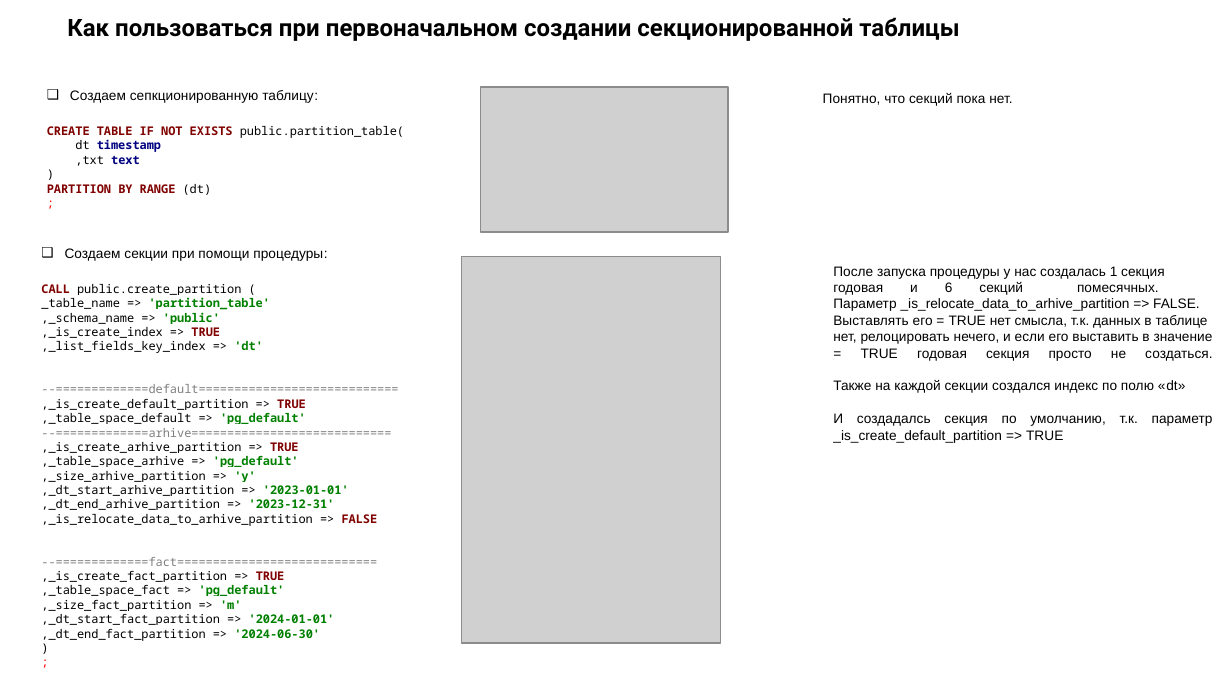
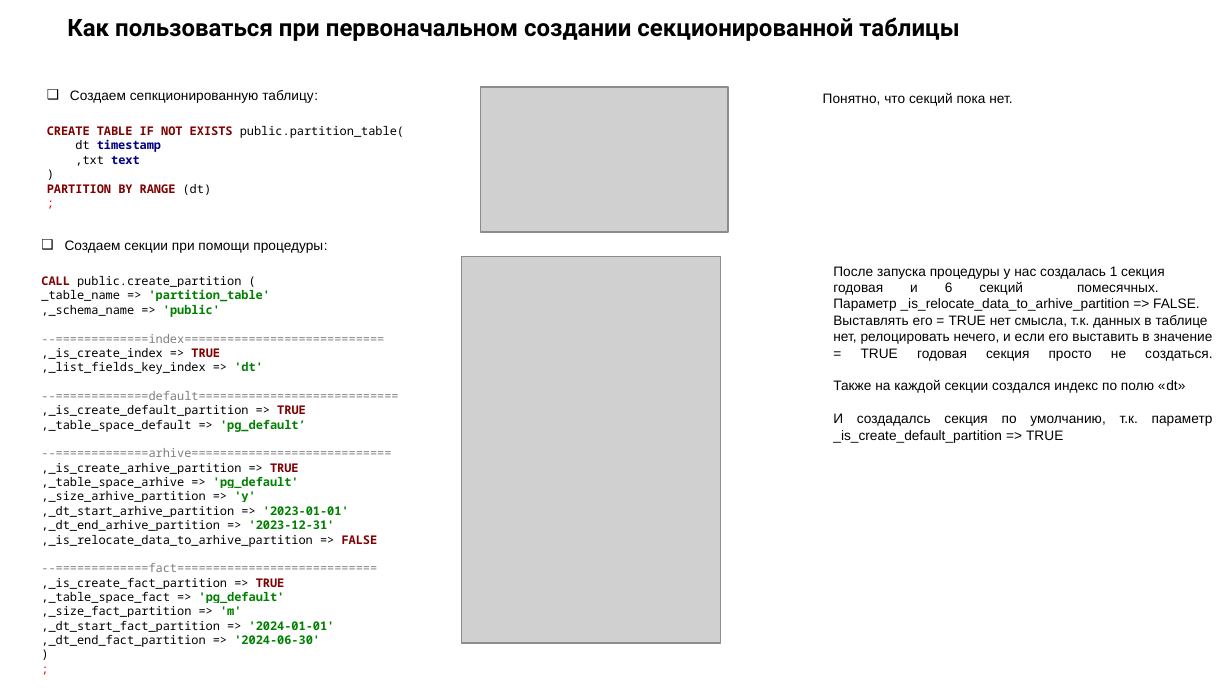
Before and after one commit to Andreev-ES/Postgre_DBA_202403_OTUS, a slide deck: slide 11 of 8.Проектная работа/Презентация проектной работы.pptx. Drawn at 1232x693 pixels with LibreOffice and Linux fonts; fonts in the diff are those of the drawing; grey boxes stand for pictures; background and template pictures are left out. Boxes give left, top, right and bottom in pixels: in the first picture for what was removed or moved away, otherwise in the second. Text is boxed around its words. In the diff, an @@ line names an element or a change of style, - is before the commit and + after.

```diff
--- a/8.Проектная работа/Презентация проектной работы.pptx
+++ b/8.Проектная работа/Презентация проектной работы.pptx
@@ text "Создаем секции при помощи процедуры:": place and size @@
-text "Создаем секции при помощи процедуры:" at box(41, 248, 398, 641)
+text "Создаем секции при помощи процедуры:" at box(41, 240, 398, 647)
@@ text at box(41, 334, 384, 343): paragraph added @@
+--=============index============================
@@ text at box(41, 420, 306, 432): text changed @@
-,_table_space_default => 'pg_default'
+,_table_space_default => 'pg_default’
```
Also in this commit, not shown: 1 other slide changed, 4 slides added.
